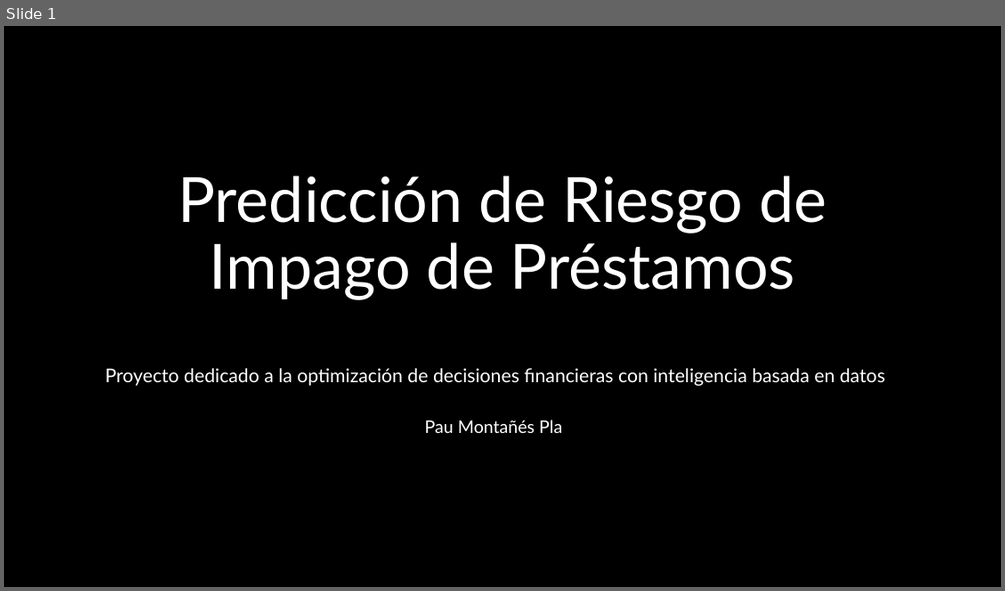
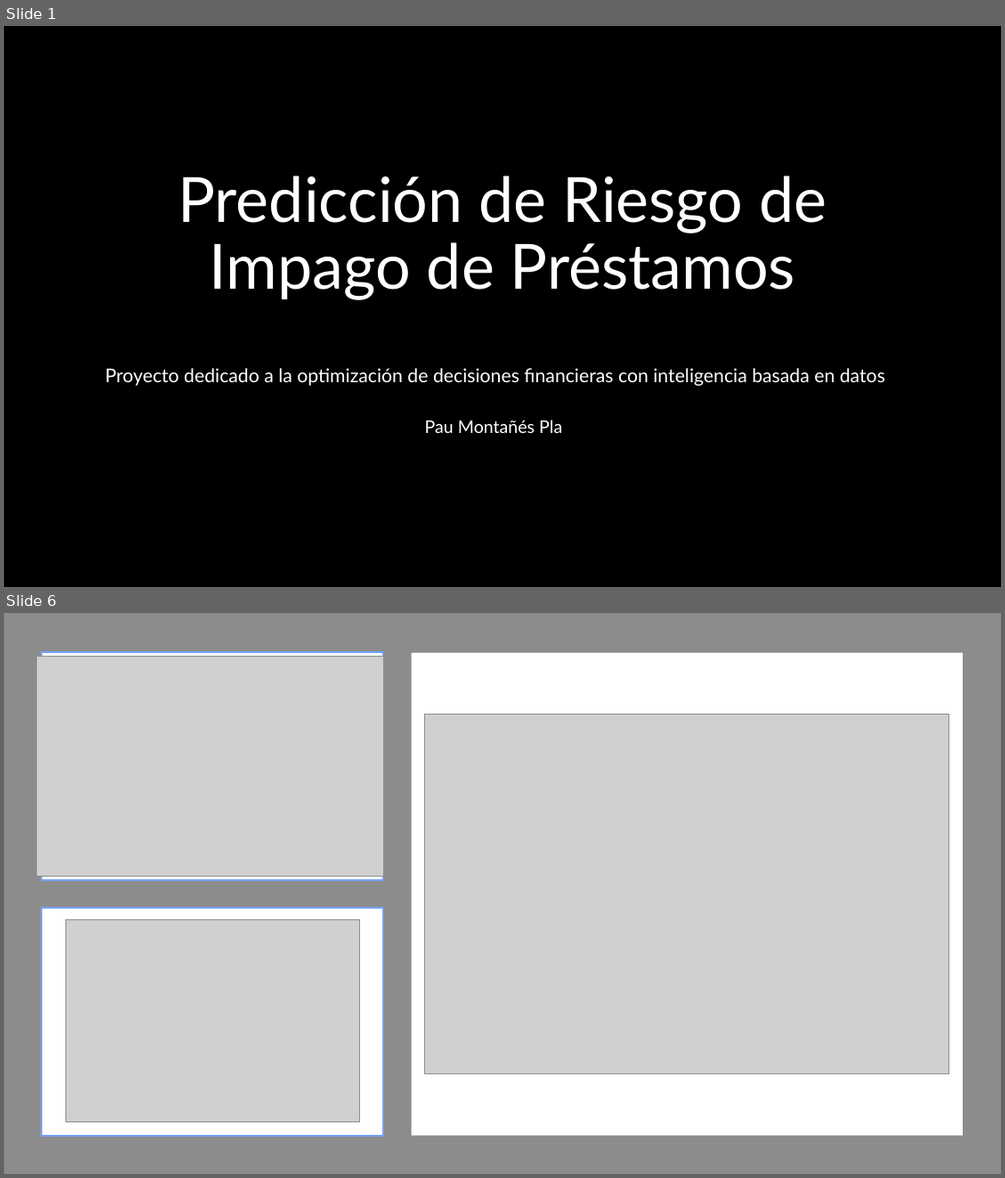
Before and after one commit to paumonty/ML_project, a slide deck: ML Proyect.pptx. Shown one above the other, each under a label of ours: slide 1 before the commit, slides 1 and 6 after it; the slides between them are not shown. The pictures are 1005x591 and 1005x1178 pixels, drawn with LibreOffice and Linux fonts; fonts in the diff are those of the drawing; grey boxes stand for pictures; background and template pictures are left out. Boxes give left, top, right and bottom in pixels: in the first picture for what was removed or moved away, otherwise in the second. Text is boxed around its words. In the diff, an @@ line names an element or a change of style, - is before the commit and + after.

```diff
--- a/ML Proyect.pptx
+++ b/ML Proyect.pptx
@@ slide 6 added at [4,613,1001,1174], background #FFFFFF @@
@@ rectangle added at [4,613,1001,1174], fill #808080 at 90% opacity @@
@@ picture added at [36,657,383,876] @@
@@ rectangle added at [41,653,383,881], fill #FFFFFF, outline #76A1FF 1.5 pt @@
@@ rectangle added at [412,653,963,1135], fill #FFFFFF @@
@@ picture added at [425,714,949,1074] @@
@@ rectangle added at [41,908,383,1135], fill #FFFFFF, outline #76A1FF 1.5 pt @@
@@ picture added at [65,919,360,1121] @@
```
Also in this commit, not shown: 10 other slides added, 9 slides removed.
